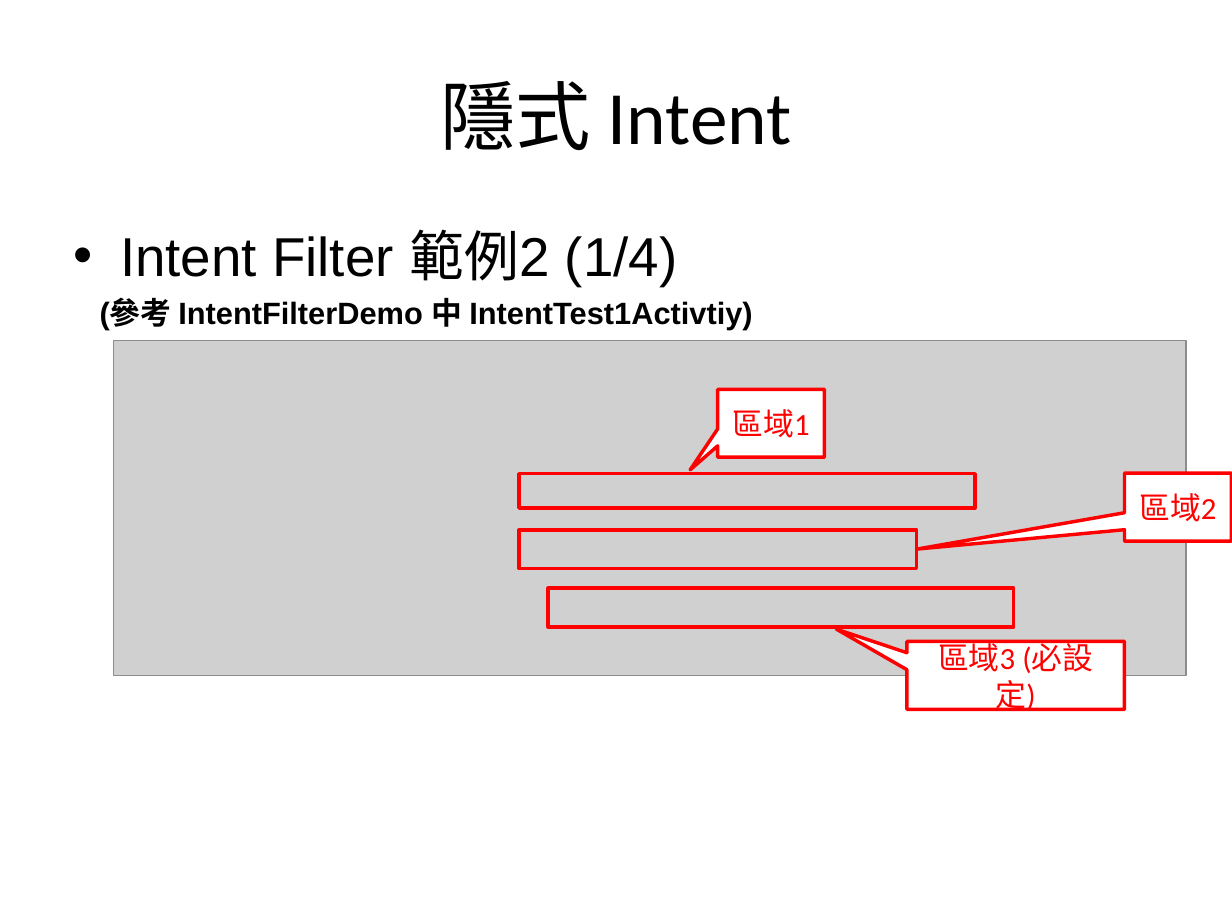
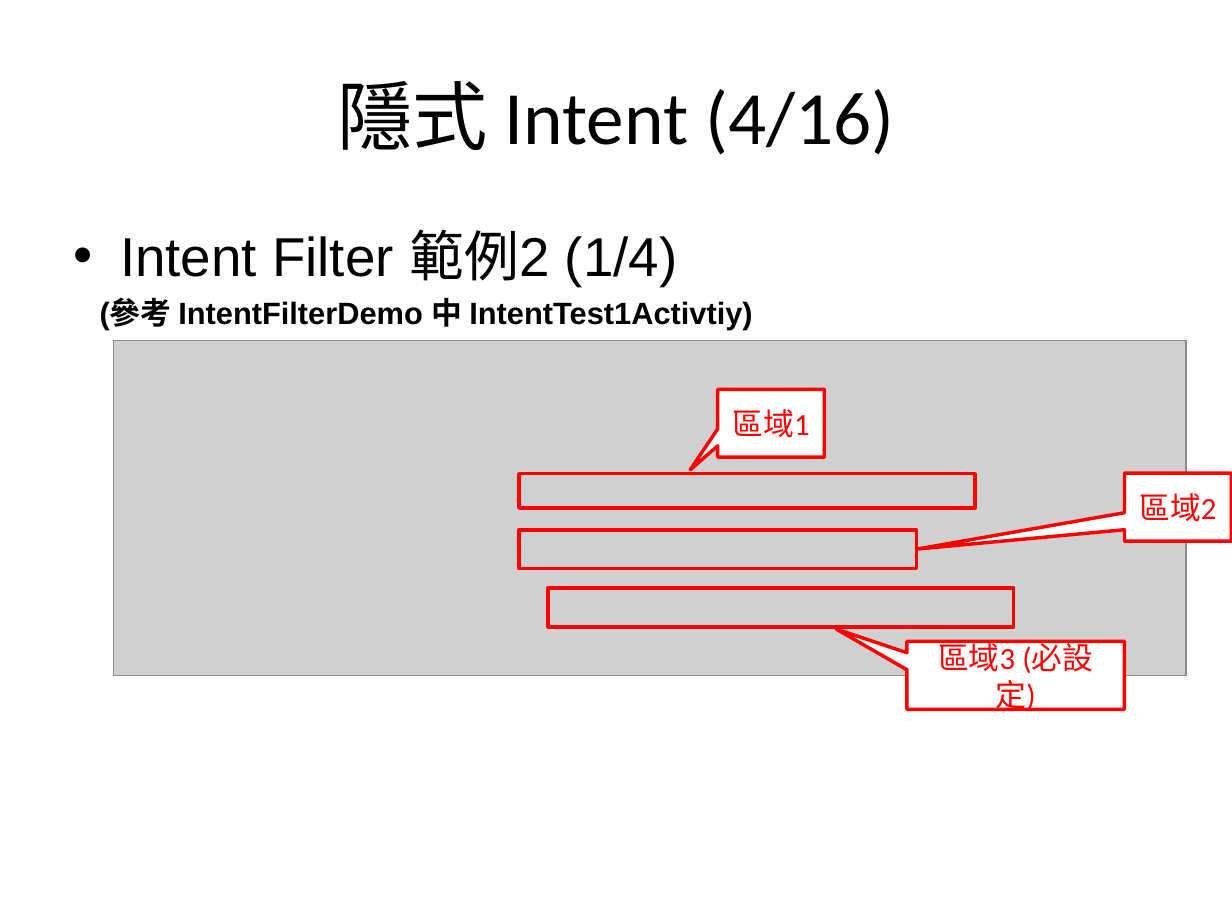
Before and after one commit to sonnyshih/AndroidDemoSample, a slide deck: slide 8 of CustomerUIDemo/Intent and Intent Filter instruction.pptx. Drawn at 1232x924 pixels with LibreOffice and Linux fonts; fonts in the diff are those of the drawing; grey boxes stand for pictures. Boxes give left, top, right and bottom in pixels: in the first picture for what was removed or moved away, otherwise in the second. Text is boxed around its words. In the diff, an @@ line names an element or a change of style, - is before the commit and + after.

Commit message:
Add the Intent filter demo.

```diff
--- a/CustomerUIDemo/Intent and Intent Filter instruction.pptx
+++ b/CustomerUIDemo/Intent and Intent Filter instruction.pptx
@@ title at <box>337,81,894,155</box>: text changed @@
-隱式 Intent
+隱式 Intent (4/16)
```
Also in this commit, not shown: 8 other slides changed, 8 slides added, 10 other files.
